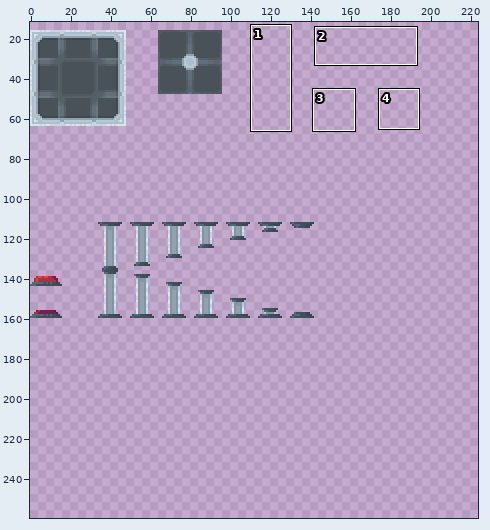
Sprite sheet: Assets/Sprites/Tilesheets/Gel Gal Tilesheet.png. The first picture is a wide view before the edit; the outline marks the close-up.
Close-up. Before:
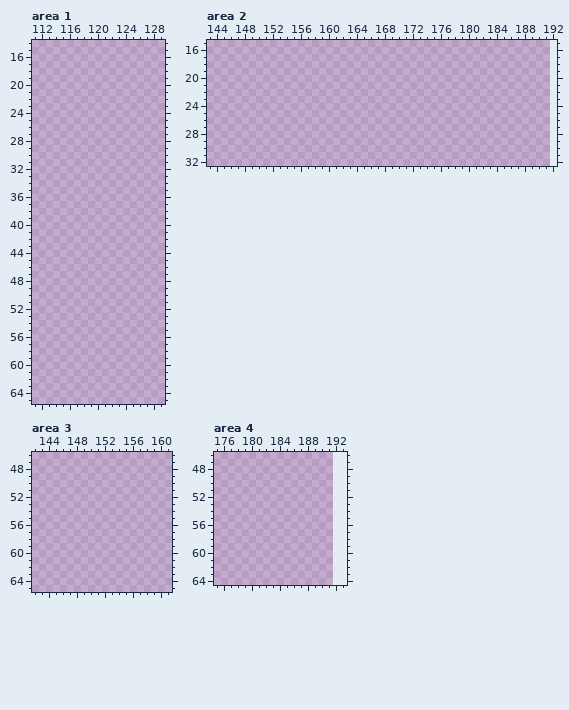
The file is 208x176 pixels. Colours within 5 levels of each other are drawn and written as one. Shown: area 1: x 111..129, y 14..65; area 2: x 143..192, y 15..32; area 3: x 142..161, y 46..65; area 4: x 175..193, y 46..64. The old version is drawn lined up with the new one, on the new canvas. The wide view leaves out empty margins. The commit also changed other parts of the picture, which this record leaves out.
Palette (. is transparent): 
Now the later version:
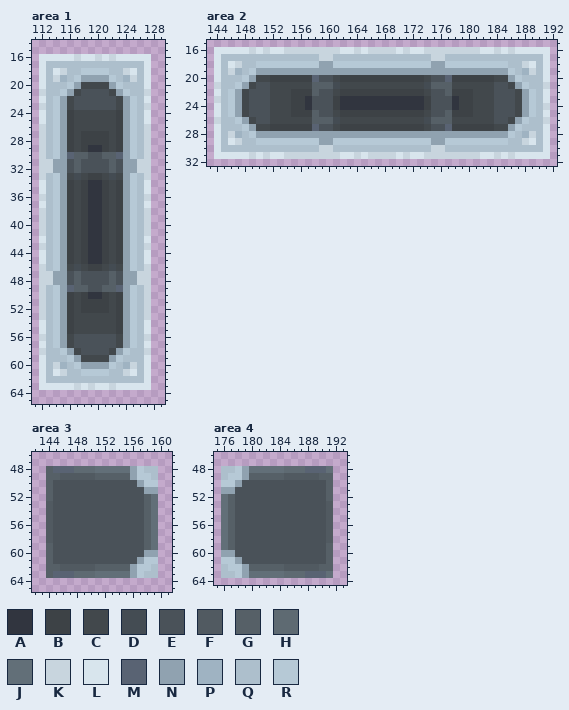
Colours new in this view: A #31353f  B #3d4246  C #42484c  D #444c53  E #4a5259  F #515a61  G #566067  H #5e6a72  J #626f78  K #c8d5de  L #d8e5ed  M #596373  N #90a2b0  P #9fb3c2  Q #adbfcc  R #b6c9d6
Changes in this commit:
canvas 208x176 -> 224x300, the old top-left corner now at -16,0 (the part of the old canvas that was cut away was empty and is not shown)
Changed rows in their new state; - is an unchanged pixel.
Area 1:
first column x 112:
16 LLLLLKLLKLKLLLLL
17 LQQQQQQQQQQQQQQL
18 LQLKQQRRRRQQKLQL
19 LQKPQRNNNNRQPKQL
20 LQQQRNCCCCNRQQQL
21 KQQRNCEEEECNRQQK
22 LQRNCEEEEEECNRQL
23 KQRNCEEEEEECNRQK
24 LQRNBCCCCCCBNRQL
25 LQRNBCCCCCCBNRQL
26 KQRNBCCCCCCBNRQK
27 KQRNBCBBBBCBNRQK
28 KQRNBCBBBBCBNRQK
29 KQRNBCBAABCBNRQK
30 KQRNMGGEEGGMNRQK
31 KKNNEGEEEEGENNKK
32 KKNNEGEEEEGENNKK
33 KQRNCDCBBCDCNRQK
34 LQRNBCBAABCBNRQL
35 LQRNBCBAABCBNRQL
36 KQRNBCBAABCBNRQK
37 LQRNBCBAABCBNRQL
38 KQRNBCBAABCBNRQK
39 KQRNBCBAABCBNRQK
40 KQRNBCBAABCBNRQK
41 KQRNBCBAABCBNRQK
42 LQRNBCBAABCBNRQL
43 KQRNBCBAABCBNRQK
44 LQRNBCBAABCBNRQL
45 LQRNBCBAABCBNRQL
46 KQRNCDCBBCDCNRQK
47 KKNNEGEEEEGENNKK
48 KKNNEGEEEEGENNKK
49 KQRNMGGEEGGMNRQK
50 KQRNBCBAABCBNRQK
51 KQRNBCBBBBCBNRQK
52 KQRNBCBBBBCBNRQK
53 KQRNBCCCCCCBNRQK
54 LQRNBCCCCCCBNRQL
55 LQRNBCCCCCCBNRQL
56 KQRNCEEEEEECNRQK
57 LQRNCEEEEEECNRQL
58 KQQRNCEEEECNRQQK
59 LQQQRNCCCCNRQQQL
60 LQKPQRNNNNRQPKQL
61 LQLKQQRRRRQQKLQL
62 LQQQQQQQQQQQQQQL
63 LLLLLKLKLLKLLLLL
Area 2:
first column x 144:
16 LLLLLKLKLLKKKKKKKKLLKLKKKKLKLLKKKKKKKKLLKLKLLLLL
17 LQQQQQQQQQQQQQQKKQQQQQQQQQQQQQQKKQQQQQQQQQQQQQQL
18 LQLKQQRRRRRRRRRNNRRRRRRRRRRRRRRNNRRRRRRRRRQQKLQL
19 LQKPQRNNNNNNNNNNNNNNNNNNNNNNNNNNNNNNNNNNNNRQPKQL
20 LQQQRNCCBBBBBBMEECBBBBBBBBBBBBCEEMBBBBBBCCNRQQQL
21 KQQRNCEECCCCCCGGGDCCCCCCCCCCCCDGGGCCCCCCEECNRQQK
22 LQRNCEEECCCBBBGEECBBBBBBBBBBBBCEEGBBBCCCEEECNRQL
23 KQRNCEEECCCBBAEEEBAAAAAAAAAAAABEEEABBCCCEEECNRQL
24 LQRNCEEECCCBBAEEEBAAAAAAAAAAAABEEEABBCCCEEECNRQK
25 LQRNCEEECCCBBBGEECBBBBBBBBBBBBCEEGBBBCCCEEECNRQL
26 KQQRNCEECCCCCCGGGDCCCCCCCCCCCCDGGGCCCCCCEECNRQQK
27 LQQQRNCCBBBBBBMEECBBBBBBBBBBBBCEEMBBBBBBCCNRQQQL
28 LQKPQRNNNNNNNNNNNNNNNNNNNNNNNNNNNNNNNNNNNNRQPKQL
29 LQLKQQRRRRRRRRRNNRRRRRRRRRRRRRRNNRRRRRRRRRQQKLQL
30 LQQQQQQQQQQQQQQKKQQQQQQQQQQQQQQKKQQQQQQQQQQQQQQL
31 LLLLLKLKLLKKKKKKKKLLKLKKKKLKLLKKKKKKKKLLKLKLLLLL
Area 3:
first column x 144:
48 GMMMHHHJJJJJNRQQ
49 GGFFFFFGGGGGNRRQ
50 GEEEEEEEEEEEENRR
51 GEEEEEEEEEEEEENN
52 GEEEEEEEEEEEEEGJ
53 FEEEEEEEEEEEEEGJ
54 FEEEEEEEEEEEEEGJ
55 FEEEEEEEEEEEEEGJ
56 FEEEEEEEEEEEEEGJ
57 FEEEEEEEEEEEEEGJ
58 FEEEEEEEEEEEEEGJ
59 GEEEEEEEEEEEEEGJ
60 GEEEEEEEEEEEEENN
61 GEEEEEEEEEEEENRR
62 GGFFFFFGGGGGNRRQ
63 GMMMHHHJJJJJNRQQ
Area 4:
first column x 176:
48 QQRNJJJJJHHHMMMJ
49 QRRNGGGGGFFFFFGG
50 RRNEEEEEEEEEEEEG
51 NNEEEEEEEEEEEEEG
52 JGEEEEEEEEEEEEEG
53 JGEEEEEEEEEEEEEF
54 JGEEEEEEEEEEEEEF
55 JGEEEEEEEEEEEEEF
56 JGEEEEEEEEEEEEEF
57 JGEEEEEEEEEEEEEF
58 JGEEEEEEEEEEEEEF
59 JGEEEEEEEEEEEEEG
60 NNEEEEEEEEEEEEEG
61 RRNEEEEEEEEEEEEG
62 QRRNGGGGGFFFFFGG
63 QQRNJJJJJHHHMMMJ
Changed places in both close-ups, as pixel boxes (x1, y1, x2, y2):
added: (39, 54, 151, 390)
added: (214, 47, 550, 159)
added: (46, 466, 158, 578)
added: (221, 466, 333, 578)
